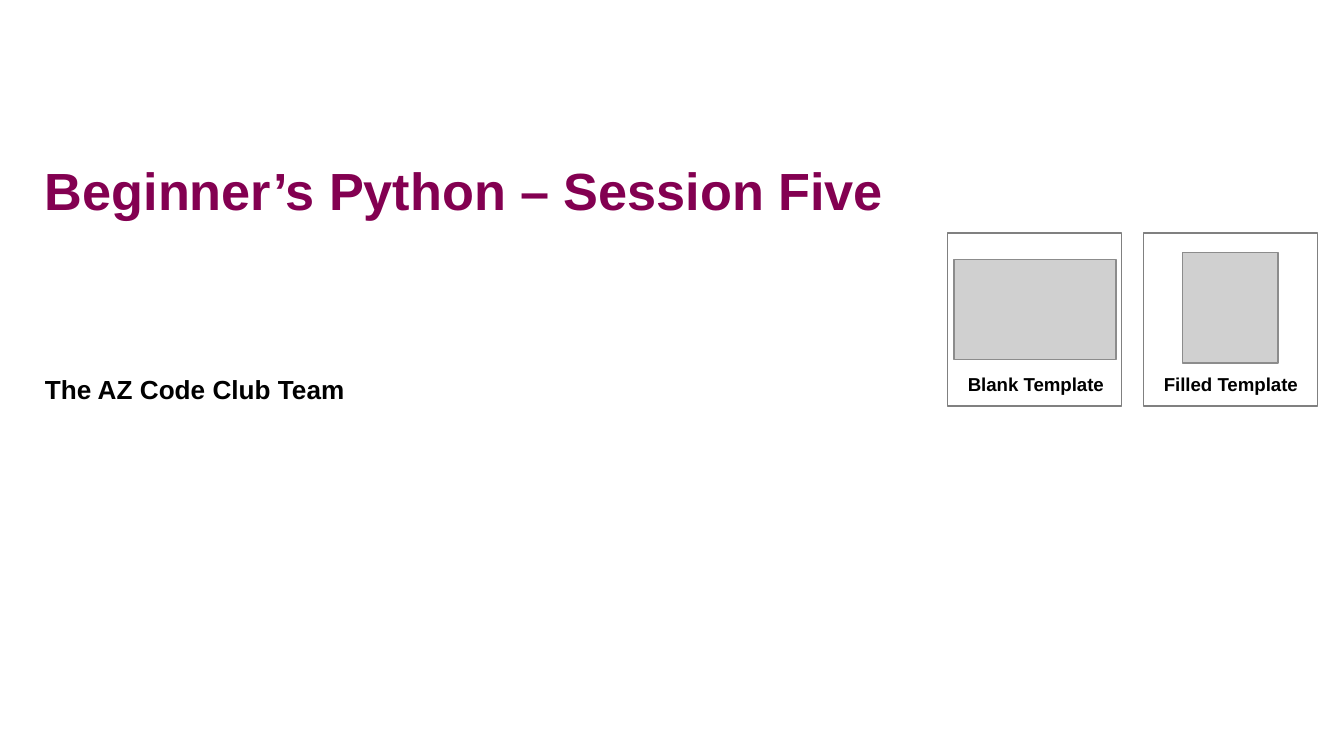
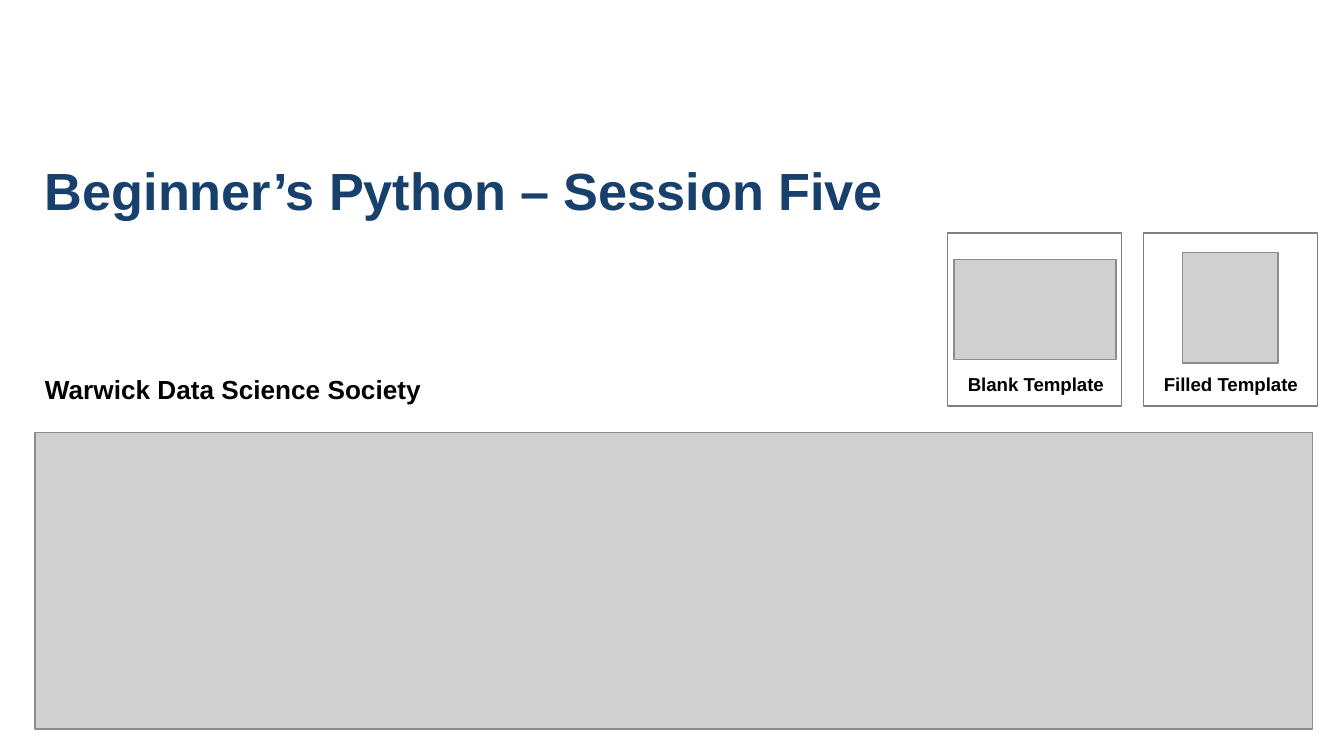
Before and after one commit to THargreaves/beginners-python, a slide deck: slide 1 of session_five/session_five_presentation.pptx. Drawn at 1344x756 pixels with LibreOffice and Linux fonts; fonts in the diff are those of the drawing; grey boxes stand for pictures; background and template pictures are left out. Boxes give left, top, right and bottom in pixels: in the first picture for what was removed or moved away, otherwise in the second. Text is boxed around its words. In the diff, an @@ line names an element or a change of style, - is before the commit and + after.

```diff
--- a/session_five/session_five_presentation.pptx
+++ b/session_five/session_five_presentation.pptx
@@ title "Beginner’s Python – Session Five" at bbox=[45, 172, 883, 220]: text colour #830051 to #17406D @@
@@ text at bbox=[45, 380, 421, 405]: text changed @@
-The AZ Code Club Team
+Warwick Data Science Society
@@ picture added at bbox=[35, 433, 1312, 730] @@
```
Also in this commit, not shown: 18 other slides changed, 5 other files.
